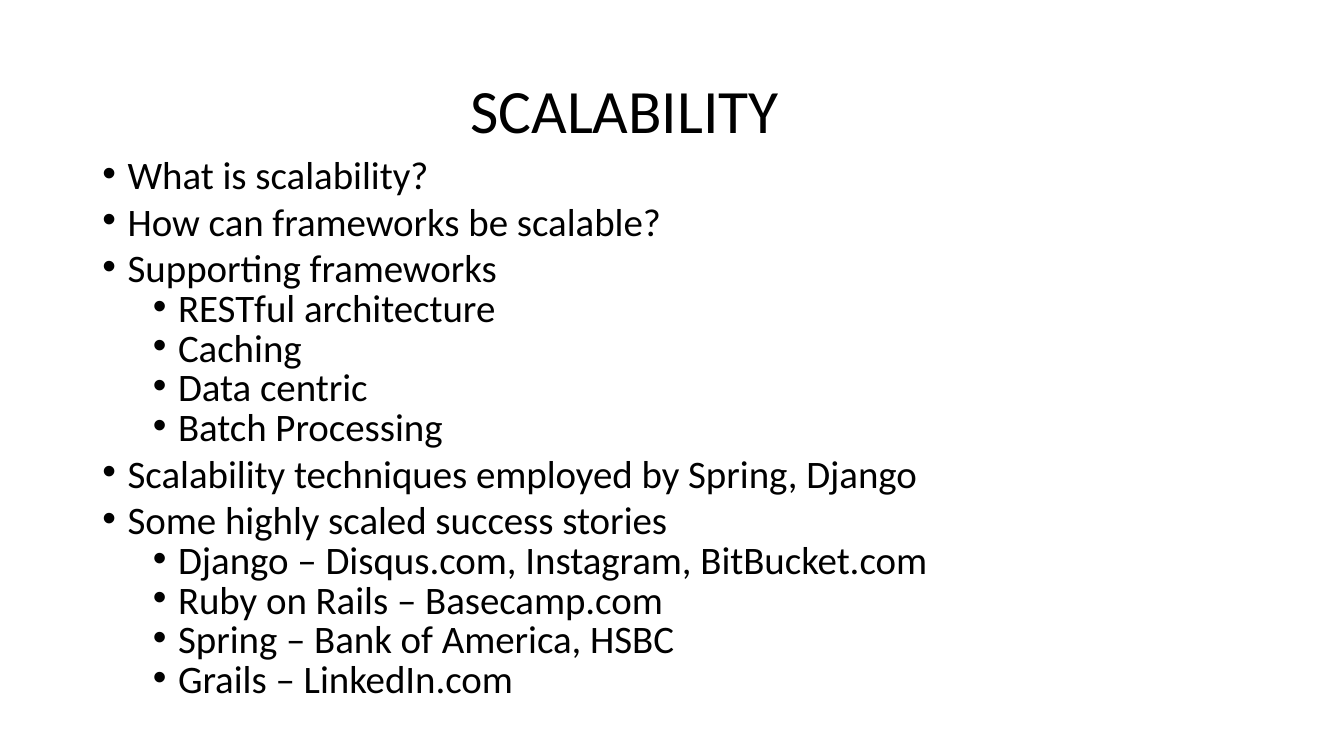
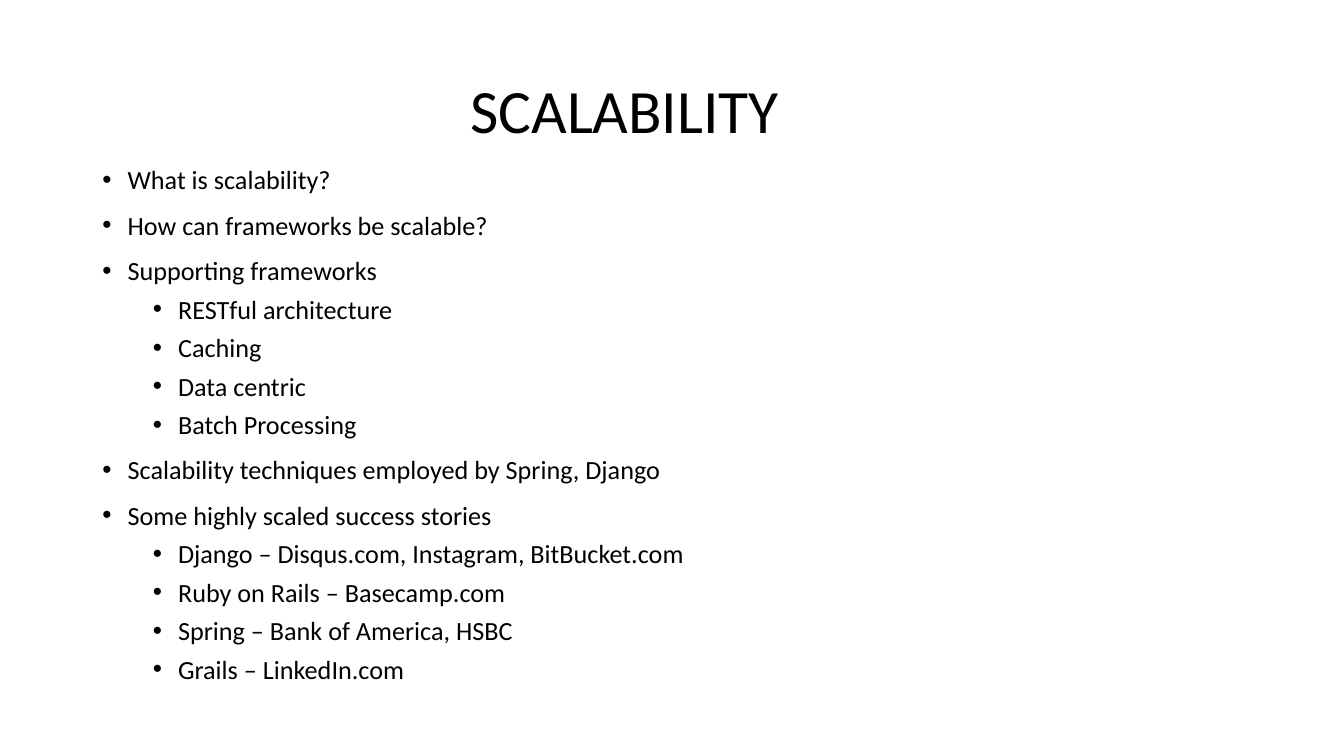
Before and after one commit to rahulparekh/ser422-critical-inquiry, a slide deck: slide 11 of serversideframeworks.pptx. Drawn at 1344x756 pixels with LibreOffice and Linux fonts; fonts in the diff are those of the drawing. Boxes give left, top, right and bottom in pixels: in the first picture for what was removed or moved away, otherwise in the second. Text is boxed around its words. In the diff, an @@ line names an element or a change of style, - is before the commit and + after.

```diff
--- a/serversideframeworks.pptx
+++ b/serversideframeworks.pptx
@@ text "What is scalability?" at <box>128,170,683,680</box>: size 27.8 to 18.8 pt; line spacing 0.7 to 1 @@
```
Also in this commit, not shown: 6 other slides changed, 1 other file.
